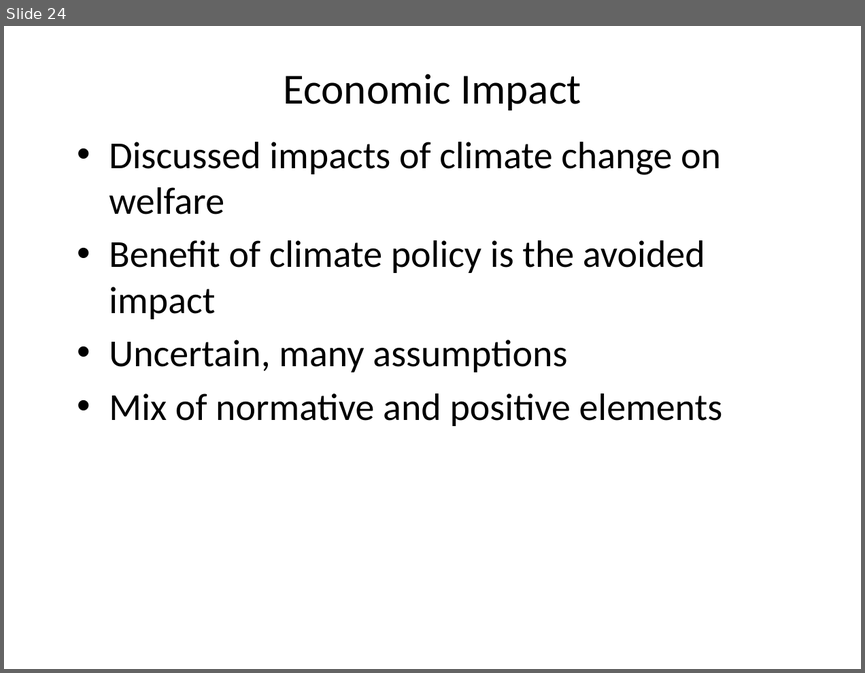
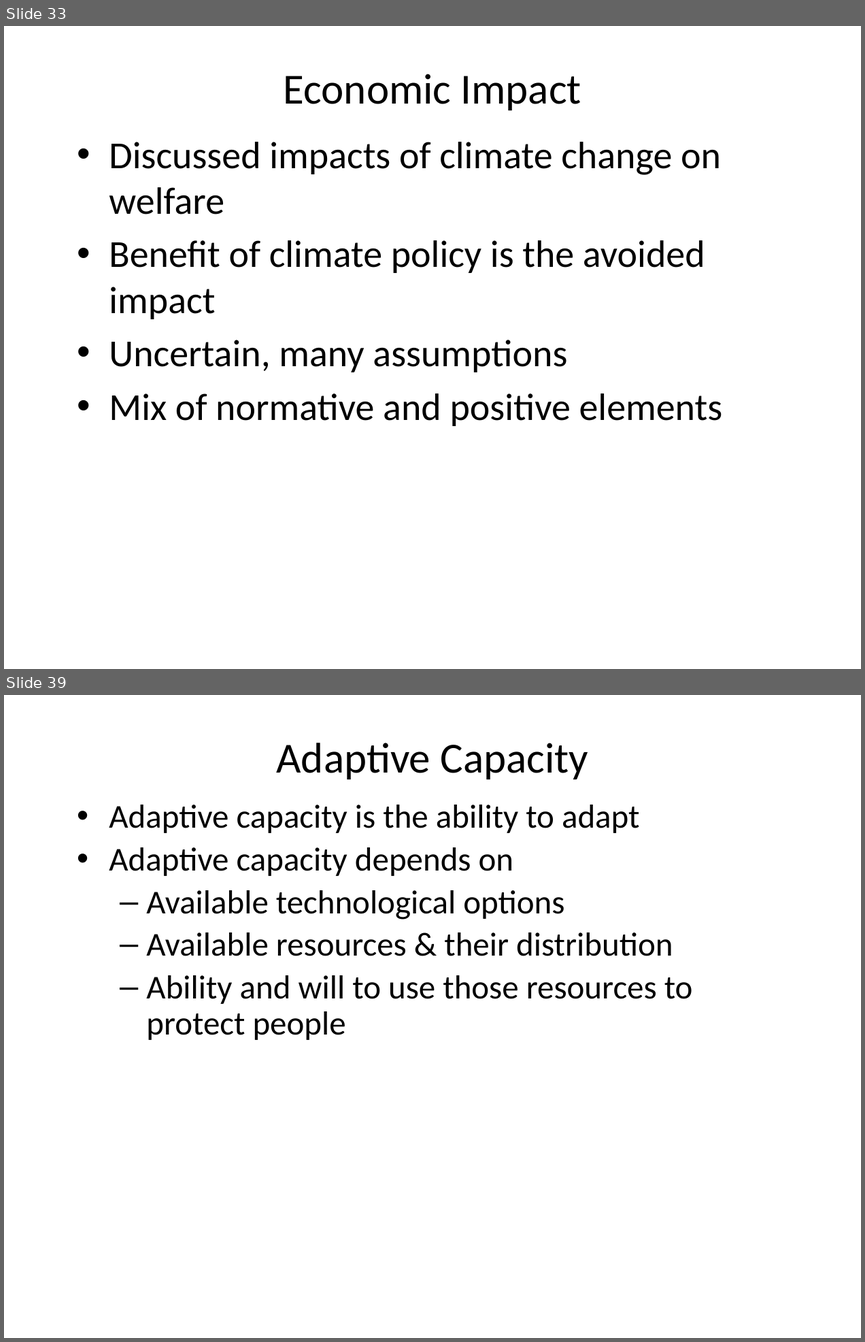
Before and after one commit to rtol/ClimateEconomics, a slide deck: cceug6 econimp.pptx. Shown one above the other, each under a label of ours: slide 24 before the commit, slides 33 and 39 after it; the slides between them are not shown. The pictures are 865x673 and 865x1342 pixels, drawn with LibreOffice and Linux fonts; fonts in the diff are those of the drawing. Boxes give left, top, right and bottom in pixels: in the first picture for what was removed or moved away, otherwise in the second. Text is boxed around its words. In the diff, an @@ line names an element or a change of style, - is before the commit and + after.

```diff
--- a/cceug6 econimp.pptx
+++ b/cceug6 econimp.pptx
@@ slide 39 added at (x1=4, y1=695, x2=861, y2=1338), background #FFFFFF @@
@@ title added at (x1=277, y1=743, x2=589, y2=779), 36 pt, text #000000 @@
+Adaptive Capacity
@@ text added at (x1=109, y1=804, x2=693, y2=1040), 28 pt, text #000000 @@
+• Adaptive capacity is the ability to adapt
+• Adaptive capacity depends on
+  – Available technological options
+  – Available resources & their distribution
+  – Ability and will to use those resources to protect people
@@ what was slide 24 is now slide 33 @@
```
Also in this commit, not shown: 3 slides changed, 21 other slides added, 7 other files.
